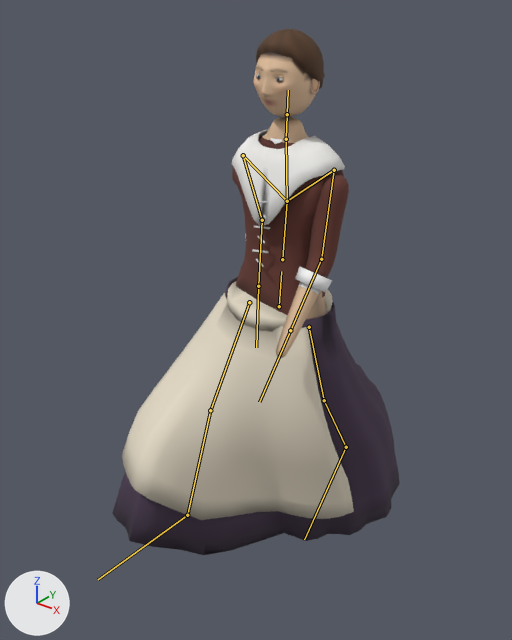
What one commit did to the glTF model reckoning/models/sister.glb.
Both versions are drawn from a camera (50 mm lens) standing at (1.285, -1.722, 1.924) and looking at (-0.07, -0.028, 0.874). The lights are fixed; the arrows at lower left show +X, +Y and +Z. The first picture is the older version. Both versions are drawn at frame 25 of the action 'Walk'; the numbers are the values there. The bones that change, and the others that lie on the model, are drawn over the model as lines.

The first picture shows 'sister_apron', 'sister_body', 'sister_eyes', 'sister_hair', 'sister_linen', 'sister_skin', 'sister_skirt'.
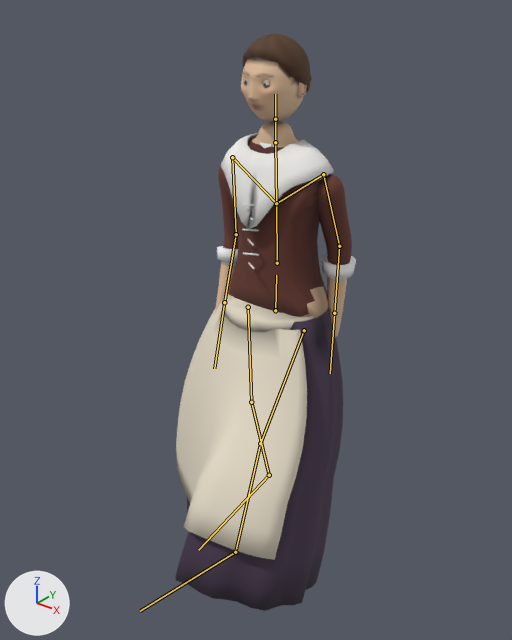
Location of each change, (x1, y1, x2, y2) in pixels of the pictures (512 x 640 px):
'sister_apron', posed: before (122, 281, 354, 520); after (176, 294, 314, 560)
'sister_skirt', posed: before (112, 277, 400, 555); after (175, 308, 343, 611)
'sister_body', posed: before (232, 117, 349, 358); after (214, 121, 352, 338)
'sister_linen', posed (23% wider, 10% shorter): before (232, 129, 345, 292); after (217, 133, 356, 279)
'sister_skin', posed: before (254, 52, 320, 117); after (241, 58, 307, 121)
'sister_hair', posed: before (256, 29, 325, 89); after (242, 34, 312, 92)
'sister_eyes', posed: before (257, 74, 283, 81); after (244, 79, 270, 86)
bone 'hips', root to tip: before (279, 306) to (281, 271); after (275, 310) to (276, 275)
bone 'spine', root to tip: before (282, 259) to (287, 201); after (277, 263) to (276, 203)
bone 'chest', root to tip: before (287, 201) to (286, 139); after (276, 203) to (275, 142)
bone 'neck', root to tip: before (286, 139) to (287, 114); after (275, 142) to (275, 119)
bone 'upper_arm.L', root to tip: before (334, 170) to (321, 259); after (323, 174) to (339, 246)
bone 'forearm.L', root to tip: before (321, 259) to (290, 330); after (339, 246) to (334, 313)
bone 'upper_arm.R', root to tip: before (243, 155) to (262, 220); after (232, 157) to (236, 234)
bone 'forearm.R', root to tip: before (262, 220) to (258, 286); after (236, 234) to (224, 302)
bone 'thigh.L', root to tip: before (309, 327) to (324, 400); after (304, 330) to (260, 443)
bone 'shin.L', root to tip: before (324, 400) to (346, 447); after (260, 443) to (235, 552)
bone 'foot.L', root to tip: before (346, 447) to (304, 539); after (235, 552) to (140, 611)
bone 'thigh.R', root to tip: before (249, 302) to (210, 410); after (248, 307) to (251, 402)
bone 'foot.R', root to tip: before (187, 515) to (98, 579); after (269, 475) to (198, 550)

The edits, one by one:
Bone 'hips' (bone_hips) moves from (0.0, 0.0, -0.008) to (-0.008, -0.014, 0.0).
Bone 'hips' (bone_hips) turns from (0, 0, -4) to (0, -4, -1) degrees about its own x, y and z.
Bone 'spine' (bone_spine) turns from (2, 0, -1) to (2, 0, 1) degrees about its own x, y and z.
Bone 'chest' (bone_chest) turns from (0, 0, 6) to (1, 5, 0) degrees about its own x, y and z.
Bone 'neck' (bone_neck) turns from (-1, 0, -3) to (-2, -1, 0) degrees about its own x, y and z.
Bone 'upper_arm.L' (bone_upper_arm_l) turns from (-17, 0, 6) to (13, 0, 6) degrees about its own x, y and z.
Bone 'forearm.L' (bone_forearm_l) turns from (-13, 0, 0) to (-10, 0, 0) degrees about its own x, y and z.
Bone 'upper_arm.R' (bone_upper_arm_r) turns from (17, 0, -6) to (-4, 0, -5) degrees about its own x, y and z.
Bone 'forearm.R' (bone_forearm_r) turns from (-19, 0, 0) to (-12, 0, 0) degrees about its own x, y and z.
Bone 'thigh.L' (bone_thigh_l) turns from (25, 0, 1) to (-27, 0, 1) degrees about its own x, y and z.
Bone 'shin.L' (bone_shin_l) turns from (3, 0, 0) to (7, 0, 0) degrees about its own x, y and z.
Bone 'foot.L' (bone_foot_l) turns from (7, 0, 0) to (-6, 0, 0) degrees about its own x, y and z.
Bone 'thigh.R' (bone_thigh_r) turns from (-27, 0, -1) to (5, 0, -1) degrees about its own x, y and z.
Bone 'foot.R' (bone_foot_r) turns from (0, 0, 0) to (-11, 0, 0) degrees about its own x, y and z.
